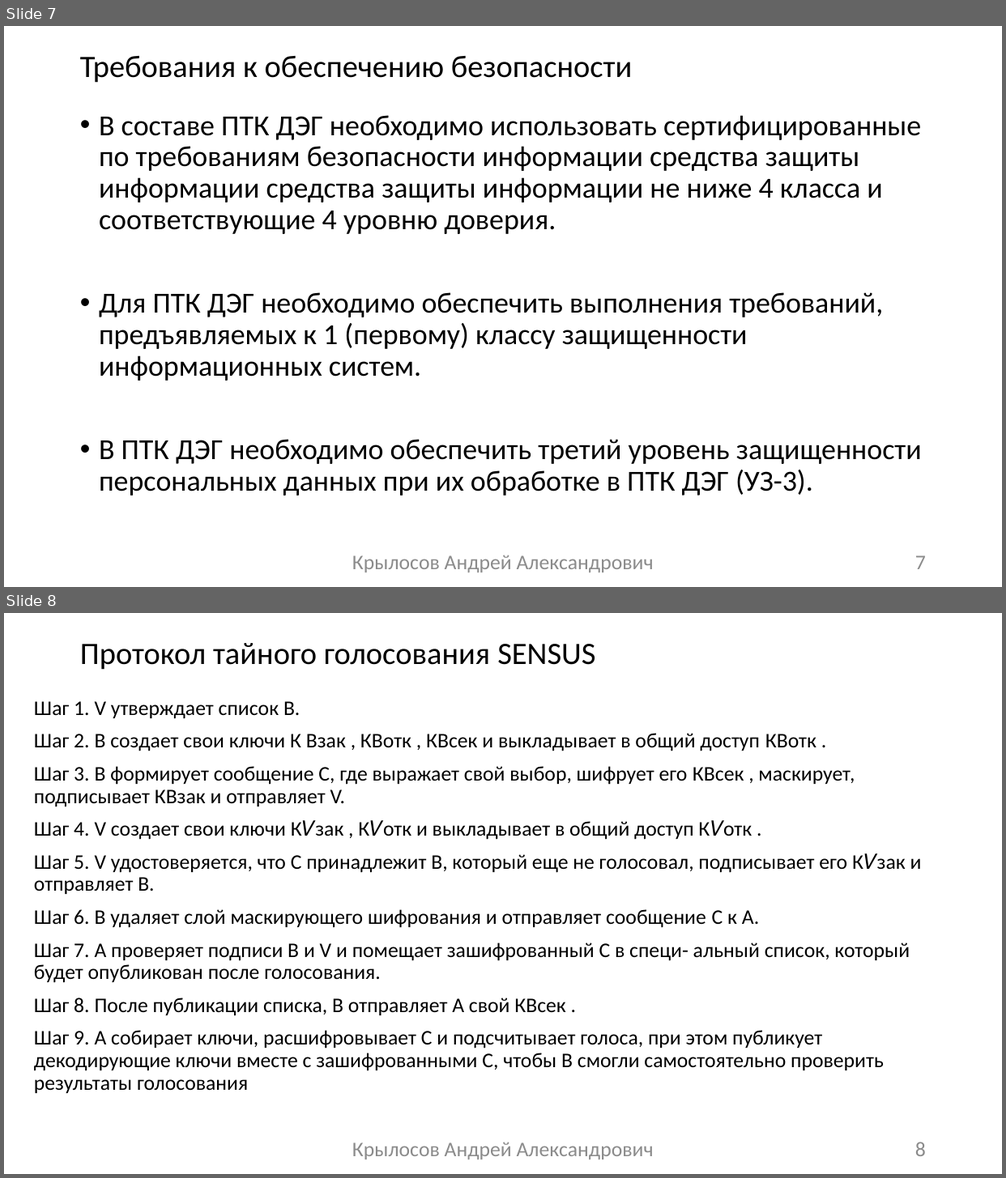
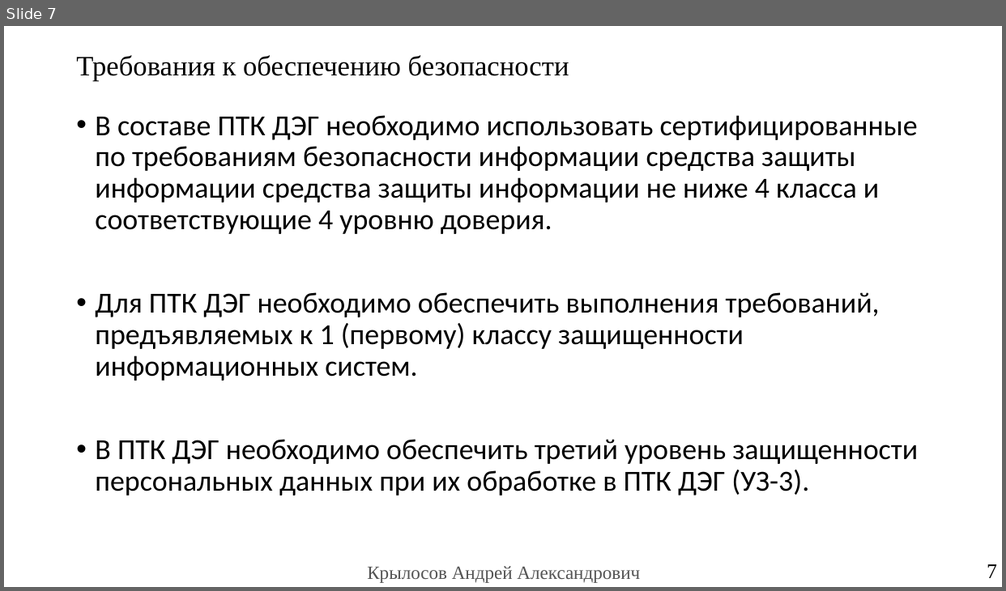
Before and after one commit to raldenprog/electronic_vote, a slide deck: documentation/Диплом ДЭГ.pptx. Shown one above the other, each under a label of ours: slides 7 and 8 before the commit, slide 7 after it. The pictures are 1006x1178 and 1006x591 pixels, drawn with LibreOffice and Linux fonts; fonts in the diff are those of the drawing. Boxes give left, top, right and bottom in pixels: in the first picture for what was removed or moved away, otherwise in the second. Text is boxed around its words. In the diff, an @@ line names an element or a change of style, - is before the commit and + after.

```diff
--- a/documentation/Диплом ДЭГ.pptx
+++ b/documentation/Диплом ДЭГ.pptx
@@ slide 8 removed at <box>4,613,1002,1174</box>, background #FFFFFF @@
@@ title removed at <box>80,643,595,670</box> @@
-Протокол тайного голосования SENSUS
@@ text removed at <box>34,701,922,1093</box> @@
-Шаг 1. V утверждает список В.
-Шаг 2. В создает свои ключи К Взак , КВотк , КВсек и выкладывает в общий доступ КВотк .
-Шаг 3. В формирует сообщение С, где выражает свой выбор, шифрует его КВсек , маскирует, подписывает КВзак и отправляет V.
-Шаг 4. V создает свои ключи К𝑉зак , К𝑉отк и выкладывает в общий доступ К𝑉отк .
-Шаг 5. V удостоверяется, что С принадлежит В, который еще не голосовал, подписывает его К𝑉зак и отправляет В.
-Шаг 6. В удаляет слой маскирующего шифрования и отправляет сообщение С к А.
-Шаг 7. А проверяет подписи В и V и помещает зашифрованный С в специ- альный список, который будет опубликован после голосования.
-Шаг 8. После публикации списка, В отправляет А свой КВсек .
-Шаг 9. А собирает ключи, расшифровывает С и подсчитывает голоса, при этом публикует декодирующие ключи вместе с зашифрованными С, чтобы В смогли самостоятельно проверить результаты голосования
@@ text removed at <box>352,1143,654,1160</box> @@
-Крылосов Андрей Александрович
@@ page number removed at <box>915,1142,926,1157</box> @@
-8
@@ slide 7 changed as well @@
@@ title "Требования к обеспечению безопасности" at <box>76,55,569,81</box>: size 30 to 27 pt, font Calibri to Times New Roman @@
@@ text "В составе ПТК ДЭГ необходимо ...": place and size @@
-text "В составе ПТК ДЭГ необходимо ..." at <box>99,115,922,496</box>
+text "В составе ПТК ДЭГ необходимо ..." at <box>95,115,918,496</box>
@@ text removed at <box>352,556,654,573</box> @@
-Крылосов Андрей Александрович
@@ page number: place and size @@
-page number at <box>915,556,926,570</box>
+page number at <box>987,565,997,578</box>
@@ page number at <box>987,565,997,578</box>: font Calibri to Times New Roman, text colour #8C8C8C to #000000 @@
@@ text added at <box>367,566,640,583</box>, 18 pt, text #535353 @@
+Крылосов Андрей Александрович
```
Also in this commit, not shown: 13 other slides changed, 9 slides added, 1 other slide removed, 11 other files.
